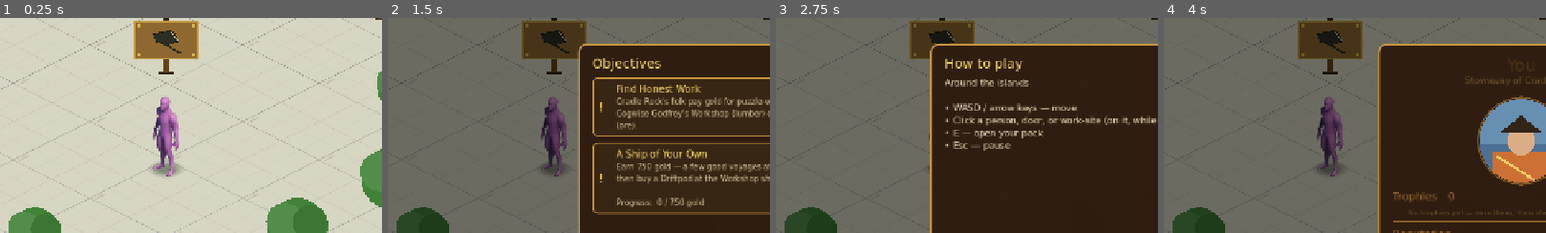
Above: before the commit, frames 1-4 (left to right).
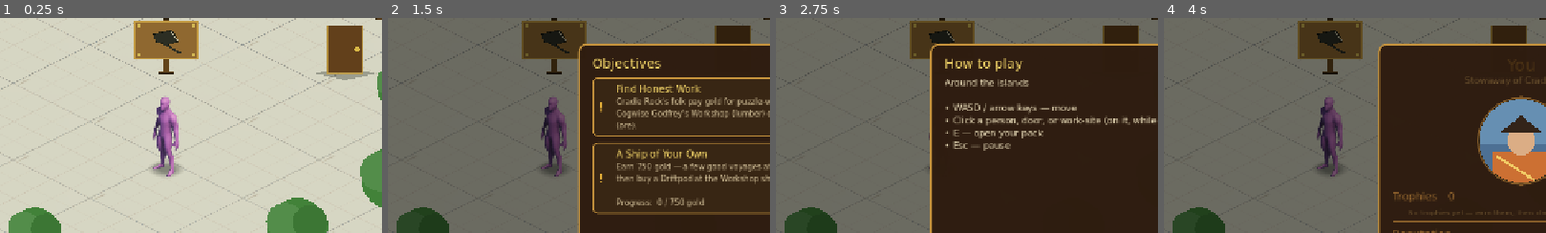
Above: after the commit, the same moments.

Repository: TairoyZone/shivaliva-shanty
Game: Godot game, scene res://levels/forest/forest.tscn
The game is run twice, just before and just after one commit, with the same random seed, the same clock (stepped at 60 frames per second) and the same inputs. This scene is started directly instead of the project's main scene.
Inputs (mouse positions are % of the whole screen's width and height, from its top left):
- Up to frame 1 (0.25 s): no input
- Up to frame 2 (1.5 s): click "0" at 0.5 s; click (97, 39) at 1.27 s
- Up to frame 3 (2.75 s): click (97, 46) at 2.02 s
- Up to frame 4 (4 s): click (97, 54) at 2.77 s; click (97, 61) at 3.52 s
The pictures show only the part of the screen within x 28-78%, y 15-65%; the shares and areas given below are measured in that part.

The runs differ from the first frame. In frame 1, 2.4% of the frame differs, in the area x 82-98%, y 3-29%; in frame 2, 0.8%; in frame 3, 0.8%; in frame 4, 0.8%.

Commit message:
feat(gym): the Jungle Ordeal maze (C3) — navigable labyrinth + beast gates
A new jungle area off the Forest: a fixed-seed perfect MAZE of foliage walls you
actually navigate. Five BeastGates bar the corridors along the solution path —
Lion -> Gorilla -> Rhino -> Bear, then the Jungle King at the heart. Click a gate
(in range) to fight that beast's serious bout; win and the gate clears (collision
drops, vines part); lose and your health drops but the run continues (retreat to
the gym to rest at Jade, come back, retry).

- jungle_ordeal.gd/.tscn: recursive-backtracker maze gen, BFS solution path, gates
  placed along it, per-cell wall collision, procedural jungle _draw, return-from-
  fight win recording (ordeal_mark_defeated)
- beast_gate.gd/.tscn: an Interactable that walls the corridor (StaticBody) until
  beaten + launches the serious duel; draws standing vines / cleared stubs
- player_state.gd: jungle_ordeal_beats (saved) + pending + ordeal_* helpers
  (minors_cleared gates the King; ordeal_complete = the C4 badge trigger)
- forest.tscn: an "Into the Jungle Ordeal" entrance door

Verified: parse scan + a zoomed maze screenshot (labyrinth + 5 colored gates) +
a headless flow test (5 gates placed, minors->King gating, return marks the win).
Next: C4 the badge-of-honour trophy on ordeal_complete.

Co-Authored-By: Claude Opus 4.8 (1M context) <noreply@anthropic.com>

Diff:
--- a/autoloads/player_state.gd
+++ b/autoloads/player_state.gd
@@ -671,6 +671,38 @@
 ## applies health footing (low health buries your board) + docks health on a loss. Friendly spars leave it
 ## false. Set by the beast-fight launcher; consumed (cleared) by SkirmishDuel on load.
 var skirmish_stakes : bool = false
+
+# --- Jungle Ordeal (the Cradle Gym's beast trial) ----------------------
+## The four minor beasts, in escalating order; clearing all four opens the way to the King.
+const ORDEAL_BEASTS : Array[String] = ["lion", "gorilla", "rhino", "bear"]
+const ORDEAL_KING : String = "king"
+## Beast ids the player has defeated in the Jungle Ordeal (persisted, so progress survives leaving).
+var jungle_ordeal_beats : Array = []
+## Transient: the beast id currently being fought — the Ordeal scene reads it on RETURN (with
+## last_skirmish_won) to record the win, then clears it.
+var jungle_ordeal_pending : String = ""
+
+func ordeal_defeated(id: String) -> bool:
+	return id in jungle_ordeal_beats
+
+## Record a beast defeated (idempotent, persisted). Returns true if this was a NEW defeat.
+func ordeal_mark_defeated(id: String) -> bool:
+	if id.is_empty() or id in jungle_ordeal_beats:
+		return false
+	jungle_ordeal_beats.append(id)
+	_save()
+	return true
+
+## All four MINOR beasts down → the King's gate is reachable/active.
+func ordeal_minors_cleared() -> bool:
+	for b in ORDEAL_BEASTS:
+		if not (b in jungle_ordeal_beats):
+			return false
+	return true
+
+## The whole Ordeal beaten (the King is down) → the badge-of-honour is earned.
+func ordeal_complete() -> bool:
+	return ORDEAL_KING in jungle_ordeal_beats
 
 # --- Tournament (transient — drives the TournamentScene bracket flow) ---
 ## True while the player is in a tournament bracket.
@@ -2384,6 +2416,7 @@
 	config.set_value(SAVE_SECTION, "total_coins", total_coins)
 	config.set_value(SAVE_SECTION, "lifetime_coins_earned", lifetime_coins_earned)
 	config.set_value(SAVE_SECTION, "health", health)
+	config.set_value(SAVE_SECTION, "jungle_ordeal_beats", jungle_ordeal_beats)
 	config.set_value(SAVE_SECTION, "inventory", inventory)
 	config.set_value(SAVE_SECTION, "inventory_capacity", inventory_capacity)
 	config.set_value(SAVE_SECTION, "hired_at_workshop", hired_at_workshop)
@@ -2436,6 +2469,7 @@
 	# Backfill old saves (pre-trophy) with their current balance as lifetime.
 	lifetime_coins_earned = int(config.get_value(SAVE_SECTION, "lifetime_coins_earned", total_coins))
 	health = int(config.get_value(SAVE_SECTION, "health", HEALTH_MAX))
+	jungle_ordeal_beats = config.get_value(SAVE_SECTION, "jungle_ordeal_beats", [])
 	hired_at_workshop = bool(config.get_value(SAVE_SECTION, "hired_at_workshop", false))
 	godfrey_lumber_stock = int(config.get_value(SAVE_SECTION, "godfrey_lumber_stock", 0))
 	hired_at_forge = bool(config.get_value(SAVE_SECTION, "hired_at_forge", false))
--- a/levels/forest/forest.tscn
+++ b/levels/forest/forest.tscn
@@ -98,6 +98,14 @@
 interact_message = ""
 spawn_offset = Vector2(0, -60)
 
+[node name="JungleEntry" parent="YSortNode2D" instance=ExtResource("2_door")]
+position = Vector2(300, -80)
+target_scene = "res://levels/jungle_ordeal/jungle_ordeal.tscn"
+target_spawn_anchor = "ForestExit"
+marker_label = "Into the Jungle Ordeal"
+interact_message = ""
+spawn_offset = Vector2(0, -60)
+
 [node name="UI" type="CanvasLayer" parent="." unique_id=2043595081]
 layer = 5
 
--- /dev/null
+++ b/levels/jungle_ordeal/beast_gate.gd
@@ -0,0 +1,97 @@
+## A BEAST GATE in the Jungle Ordeal maze — a corridor blocked by a beast. While the beast still stands the
+## gate is SOLID (a child StaticBody walls the cell) and clicking it launches that beast's serious Skirmish
+## bout (health stakes); win and the gate clears (collision drops, vines part) so you can pass. Placed by
+## [JungleOrdeal] along the maze's solution path. Extends [Interactable] for the click-ON-target prompt.
+@tool
+class_name BeastGate
+extends Interactable
+
+const DUEL_SCENE : String = "res://puzzles/skirmish/skirmish_duel.tscn"
+const SOLID_LAYER : int = 2   # the wall/building layer the player collides with
+
+@export var beast_id : String = "lion"
+@export_file("*.tres") var beast_path : String = ""
+@export var beast_label : String = "Maned Lion"
+@export var beast_color : Color = Color(0.82, 0.6, 0.26, 1.0)
+
+var _down : bool = false
+var _blocker : StaticBody2D
+
+
+func _ready() -> void:
+
+	super._ready()
+	if Engine.is_editor_hint():
+		queue_redraw()
+		return
+	marker_label = "%s  —  fight" % beast_label
+	_down = PlayerState.ordeal_defeated(beast_id)
+	if not _down:
+		_blocker = StaticBody2D.new()
+		_blocker.collision_layer = SOLID_LAYER
+		_blocker.collision_mask = 0
+		var cs : CollisionShape2D = CollisionShape2D.new()
+		var shape : RectangleShape2D = RectangleShape2D.new()
+		shape.size = Vector2(72.0, 72.0)   # fills the corridor cell so the beast bars the way
+		cs.shape = shape
+		_blocker.add_child(cs)
+		add_child(_blocker)
+	queue_redraw()
+
+
+# Click the gate (while in range) → launch this beast's SERIOUS Skirmish bout; return spawns you back here.
+func interact() -> void:
+
+	if Engine.is_editor_hint() or _down:
+		return
+	PlayerState.skirmish_opponent = beast_path
+	PlayerState.skirmish_stakes = true            # health footing + a loss docks health
+	PlayerState.jungle_ordeal_pending = beast_id  # the Ordeal records the result on return
+	PlayerState.request_spawn_at_anchor(name)     # come back to this gate
+	Audio.play_sfx("whoosh")
+	get_tree().change_scene_to_file(DUEL_SCENE)
+
+
+# A cleared gate shows no prompt (nothing left to fight).
+func set_tooltip_visible(value: bool) -> void:
+
+	if _down:
+		return
+	super.set_tooltip_visible(value)
+
+
+func _draw() -> void:
+
+	if _down:
+		_draw_cleared()
+	else:
+		_draw_gate()
+
+
+# Standing gate — a cluster of thick vines/claws barring the corridor in the beast's hue, eyes peering through.
+func _draw_gate() -> void:
+
+	var col : Color = beast_color
+	var dark : Color = col.darkened(0.55)
+	for i in 5:
+		var x : float = -40.0 + float(i) * 20.0
+		var h : float = 80.0 - absf(float(i) - 2.0) * 6.0
+		draw_rect(Rect2(x - 4.0, -h, 8.0, h), col)
+		draw_rect(Rect2(x - 4.0, -h, 8.0, h), dark, false, 1.5)
+		draw_circle(Vector2(x, -h * 0.55), 5.0, col.lightened(0.12))
+	# A pair of watching eyes in the dark behind the bars.
+	draw_circle(Vector2(-11.0, -46.0), 4.5, Color(0.99, 0.9, 0.42))
+	draw_circle(Vector2(11.0, -46.0), 4.5, Color(0.99, 0.9, 0.42))
+	draw_circle(Vector2(-11.0, -46.0), 2.0, Color(0.1, 0.08, 0.05))
+	draw_circle(Vector2(11.0, -46.0), 2.0, Color(0.1, 0.08, 0.05))
+
+
+# Cleared gate — broken vine stubs parted aside, the way open.
+func _draw_cleared() -> void:
+
+	var faded : Color = beast_color.darkened(0.35)
+	faded.a = 0.55
+	draw_rect(Rect2(-42.0, -22.0, 7.0, 22.0), faded)
+	draw_rect(Rect2(35.0, -22.0, 7.0, 22.0), faded)
+	draw_rect(Rect2(-42.0, -22.0, 7.0, 22.0), faded.darkened(0.3), false, 1.0)
+	draw_rect(Rect2(35.0, -22.0, 7.0, 22.0), faded.darkened(0.3), false, 1.0)
--- /dev/null
+++ b/levels/jungle_ordeal/beast_gate.tscn
@@ -0,0 +1,32 @@
+[gd_scene load_steps=3 format=3 uid="uid://cbeastgate0ord"]
+
+[ext_resource type="Script" path="res://levels/jungle_ordeal/beast_gate.gd" id="1"]
+
+[sub_resource type="RectangleShape2D" id="1"]
+size = Vector2(150, 150)
+
+[node name="BeastGate" type="Area2D"]
+collision_layer = 4
+collision_mask = 0
+monitoring = false
+script = ExtResource("1")
+marker_label = "Beast"
+
+[node name="CollisionShape2D" type="CollisionShape2D" parent="."]
+position = Vector2(0, -40)
+shape = SubResource("1")
+
+[node name="Tooltip" type="Label" parent="."]
+unique_name_in_owner = true
+visible = false
+modulate = Color(0.98, 0.92, 0.55, 1)
+z_index = 1
+offset_left = -150.0
+offset_top = -126.0
+offset_right = 150.0
+offset_bottom = -102.0
+theme_override_colors/font_outline_color = Color(0, 0, 0, 0.9)
+theme_override_constants/outline_size = 4
+theme_override_font_sizes/font_size = 16
+horizontal_alignment = 1
+vertical_alignment = 1
--- /dev/null
+++ b/levels/jungle_ordeal/jungle_ordeal.gd
@@ -0,0 +1,224 @@
+## THE JUNGLE ORDEAL — the Cradle Gym's beast trial (the Pokémon-gym "trial" off the Forest). A true
+## navigable jungle MAZE (a fixed-seed perfect labyrinth of foliage walls): you wind through it and the
+## five beasts bar your way one at a time — Lion → Gorilla → Rhino → Bear, then the Jungle King at the
+## heart — each a [BeastGate] blocking the corridor until you beat its serious Skirmish bout. Lose and your
+## health drops but the run continues (retreat to the gym to rest at Jade, then come back). Beat the King
+## and the Ordeal is won (the badge-of-honour trophy — C4). Placeholder-first procedural jungle. Extends
+## [BaseLocation]; the maze + props are built in code so the layout is data-driven (tune the seed / size).
+class_name JungleOrdeal
+extends BaseLocation
+
+const CELL : float = 80.0     # world px per maze-grid cell (corridor width)
+const MAZE_W : int = 8        # maze cells wide / tall (grid is 2N+1)
+const MAZE_H : int = 8
+const MAZE_SEED : int = 20260616
+
+const GATE_SCENE : PackedScene = preload("res://levels/jungle_ordeal/beast_gate.tscn")
+const DOOR_SCENE : PackedScene = preload("res://levels/door/door.tscn")
+const FOREST_SCENE : String = "res://levels/forest/forest.tscn"
+
+# Per-beast gate config (id → its profile, display name, hue), in escalating order + the King.
+const BEASTS : Dictionary = {
+	"lion": {"path": "res://puzzles/skirmish/beasts/beast_lion.tres", "label": "Maned Lion", "color": Color(0.82, 0.6, 0.26, 1.0)},
+	"gorilla": {"path": "res://puzzles/skirmish/beasts/beast_gorilla.tres", "label": "Silverback Gorilla", "color": Color(0.42, 0.42, 0.48, 1.0)},
+	"rhino": {"path": "res://puzzles/skirmish/beasts/beast_rhino.tres", "label": "Charging Rhino", "color": Color(0.58, 0.58, 0.54, 1.0)},
+	"bear": {"path": "res://puzzles/skirmish/beasts/beast_bear.tres", "label": "Grizzled Bear", "color": Color(0.5, 0.34, 0.22, 1.0)},
+	"king": {"path": "res://puzzles/skirmish/beasts/beast_jungle_king.tres", "label": "The Jungle King", "color": Color(0.72, 0.22, 0.26, 1.0)},
+}
+
+const GROUND : Color = Color(0.16, 0.22, 0.13, 1.0)
+const GROUND_PATH : Color = Color(0.22, 0.27, 0.16, 1.0)
+const FOLIAGE_DARK : Color = Color(0.08, 0.16, 0.08, 1.0)
+const FOLIAGE : Color = Color(0.13, 0.32, 0.15, 1.0)
+const FOLIAGE_LIGHT : Color = Color(0.22, 0.46, 0.22, 1.0)
+
+var _gw : int = 0
+var _gh : int = 0
+var _wall : Array = []   # [_gw][_gh] bool — true = foliage wall
+
+
+func _ready() -> void:
+
+	_generate_maze()
+	_build_wall_collision()
+	_place_props()        # gates + exit + sets pirate_spawn_position — BEFORE super spawns the player
+	super._ready()        # BaseLocation: spawn player (at the gate anchor on return, else the maze start)
+	_resolve_fight_return()
+	queue_redraw()
+
+
+# --- Maze generation (recursive backtracker, fixed seed → same labyrinth every run) ---
+func _generate_maze() -> void:
+
+	_gw = MAZE_W * 2 + 1
+	_gh = MAZE_H * 2 + 1
+	_wall = []
+	for x in _gw:
+		var col : Array = []
+		for y in _gh:
+			col.append(true)
+		_wall.append(col)
+	var rng : RandomNumberGenerator = RandomNumberGenerator.new()
+	rng.seed = MAZE_SEED
+	var visited : Dictionary = {}
+	var stack : Array = [Vector2i(0, 0)]
+	visited[Vector2i(0, 0)] = true
+	_wall[1][1] = false
+	while not stack.is_empty():
+		var c : Vector2i = stack[stack.size() - 1]
+		var nbrs : Array = []
+		for d in [Vector2i(1, 0), Vector2i(-1, 0), Vector2i(0, 1), Vector2i(0, -1)]:
+			var n : Vector2i = c + d
+			if n.x >= 0 and n.x < MAZE_W and n.y >= 0 and n.y < MAZE_H and not visited.has(n):
+				nbrs.append(n)
+		if nbrs.is_empty():
+			stack.pop_back()
+			continue
+		var nn : Vector2i = nbrs[rng.randi() % nbrs.size()]
+		visited[nn] = true
+		var gc : Vector2i = Vector2i(c.x * 2 + 1, c.y * 2 + 1)
+		var gn : Vector2i = Vector2i(nn.x * 2 + 1, nn.y * 2 + 1)
+		_wall[(gc.x + gn.x) / 2][(gc.y + gn.y) / 2] = false
+		_wall[gn.x][gn.y] = false
+		stack.append(nn)
+
+
+# BFS over open cells from the start node to the King node → the unique solution corridor (grid cells).
+func _solution_path() -> Array:
+
+	var start : Vector2i = Vector2i(1, 1)
+	var goal : Vector2i = Vector2i(_gw - 2, _gh - 2)
+	var came : Dictionary = {start: start}
+	var q : Array = [start]
+	while not q.is_empty():
+		var c : Vector2i = q.pop_front()
+		if c == goal:
+			break
+		for d in [Vector2i(1, 0), Vector2i(-1, 0), Vector2i(0, 1), Vector2i(0, -1)]:
+			var n : Vector2i = c + d
+			if n.x < 0 or n.x >= _gw or n.y < 0 or n.y >= _gh:
+				continue
+			if _wall[n.x][n.y] or came.has(n):
+				continue
+			came[n] = c
+			q.append(n)
+	var path : Array = []
+	if not came.has(goal):
+		return path
+	var cur : Vector2i = goal
+	while cur != start:
+		path.append(cur)
+		cur = came[cur]
+	path.append(start)
+	path.reverse()
+	return path
+
+
+func _cell_world(cell: Vector2i) -> Vector2:
+	return Vector2((float(cell.x) + 0.5) * CELL, (float(cell.y) + 0.5) * CELL)
+
+
+# --- Collision (one static body, a rect per foliage-wall cell) ---
+func _build_wall_collision() -> void:
+
+	var body : StaticBody2D = StaticBody2D.new()
+	body.name = "MazeWalls"
+	body.collision_layer = 2   # the solid layer the player collides with
+	body.collision_mask = 0
+	for x in _gw:
+		for y in _gh:
+			if not _wall[x][y]:
+				continue
+			var cs : CollisionShape2D = CollisionShape2D.new()
+			var shape : RectangleShape2D = RectangleShape2D.new()
+			shape.size = Vector2(CELL, CELL)
+			cs.shape = shape
+			cs.position = _cell_world(Vector2i(x, y))
+			body.add_child(cs)
+	add_child(body)
+
+
+# --- Props: the exit door + the five beast gates along the solution path ---
+func _place_props() -> void:
+
+	var path : Array = _solution_path()
+	var start : Vector2i = path[0] if not path.is_empty() else Vector2i(1, 1)
+	var start_world : Vector2 = _cell_world(start)
+	pirate_spawn_position = start_world + Vector2(0, 36)
+
+	var door : Node = DOOR_SCENE.instantiate()
+	door.name = "ForestExit"
+	door.position = start_world
+	door.target_scene = FOREST_SCENE
+	door.target_spawn_anchor = "JungleEntry"
+	door.marker_label = "Back to the forest"
+	door.spawn_offset = Vector2(0, 48)
+	add_child(door)
+
+	if path.size() < 6:
+		return   # degenerate maze (shouldn't happen) — leave the gates out rather than stack them
+	var order : Array = PlayerState.ORDEAL_BEASTS
+	var fracs : Array = [0.26, 0.46, 0.64, 0.82]
+	var used : Dictionary = {}
+	for i in order.size():
+		var idx : int = clampi(int(round(float(path.size()) * float(fracs[i]))), 2, path.size() - 2)
+		while used.has(idx) and idx < path.size() - 2:
+			idx += 1
+		used[idx] = true
+		_spawn_gate(String(order[i]), path[idx], path[idx - 1])
+	var gidx : int = path.size() - 1
+	_spawn_gate(PlayerState.ORDEAL_KING, path[gidx], path[gidx - 1])
+
+
+func _spawn_gate(id: String, cell: Vector2i, approach: Vector2i) -> void:
+
+	var cfg : Dictionary = BEASTS[id]
+	var g : BeastGate = GATE_SCENE.instantiate()
+	g.name = "Gate_%s" % id
+	g.beast_id = id
+	g.beast_path = String(cfg["path"])
+	g.beast_label = String(cfg["label"])
+	g.beast_color = cfg["color"]
+	g.position = _cell_world(cell)
+	g.spawn_offset = Vector2(approach - cell) * (CELL * 0.66)   # come back on the approach side, in the corridor
+	add_child(g)
+
+
+# On return from a beast bout, record a WIN (the gate then reads as cleared). A loss leaves it standing.
+func _resolve_fight_return() -> void:
+
+	var id : String = PlayerState.jungle_ordeal_pending
+	if id.is_empty():
+		return
+	PlayerState.jungle_ordeal_pending = ""
+	if PlayerState.last_skirmish_won:
+		if PlayerState.ordeal_mark_defeated(id):
+			var label : String = String(BEASTS.get(id, {}).get("label", "the beast"))
+			if id == PlayerState.ORDEAL_KING:
+				PlayerState.log_event("The Jungle King falls! The Ordeal is won.", Color(1.0, 0.86, 0.4))
+			else:
+				PlayerState.log_event("%s is beaten — the way opens." % label, Color(0.7, 0.95, 0.6))
+
+
+func _draw() -> void:
+
+	if _wall.is_empty():
+		return
+	draw_rect(Rect2(Vector2.ZERO, Vector2(float(_gw) * CELL, float(_gh) * CELL)), GROUND)
+	for x in _gw:
+		for y in _gh:
+			var c : Vector2 = _cell_world(Vector2i(x, y))
+			if _wall[x][y]:
+				_draw_foliage(c)
+			else:
+				draw_rect(Rect2(c - Vector2(CELL, CELL) * 0.5, Vector2(CELL, CELL)), GROUND_PATH)
+
+
+# A clump of dark jungle leaves filling a wall cell.
+func _draw_foliage(c: Vector2) -> void:
+
+	draw_circle(c, CELL * 0.52, FOLIAGE_DARK)
+	for o in [Vector2(-16, -12), Vector2(15, -9), Vector2(0, 13), Vector2(-12, 9), Vector2(13, 12), Vector2(2, -16)]:
+		draw_circle(c + o, 15.0, FOLIAGE)
+	draw_circle(c + Vector2(-7, -13), 11.0, FOLIAGE_LIGHT)
+	draw_circle(c + Vector2(9, 3), 9.0, FOLIAGE_LIGHT)
--- /dev/null
+++ b/levels/jungle_ordeal/jungle_ordeal.tscn
@@ -0,0 +1,42 @@
+[gd_scene load_steps=3 format=3 uid="uid://cjungleordeal00"]
+
+[ext_resource type="Script" path="res://levels/jungle_ordeal/jungle_ordeal.gd" id="1"]
+
+[sub_resource type="StyleBoxFlat" id="banner_style"]
+content_margin_left = 28.0
+content_margin_top = 8.0
+content_margin_right = 28.0
+content_margin_bottom = 8.0
+bg_color = Color(0, 0, 0, 0.55)
+corner_radius_top_left = 14
+corner_radius_top_right = 14
+corner_radius_bottom_right = 14
+corner_radius_bottom_left = 14
+
+[node name="JungleOrdeal" type="Node2D"]
+script = ExtResource("1")
+
+[node name="UI" type="CanvasLayer" parent="."]
+layer = 5
+
+[node name="LocationBanner" type="PanelContainer" parent="UI"]
+anchors_preset = 5
+anchor_left = 0.5
+anchor_right = 0.5
+offset_left = -200.0
+offset_top = 16.0
+offset_right = 200.0
+offset_bottom = 64.0
+grow_horizontal = 2
+mouse_filter = 2
+theme_override_styles/panel = SubResource("banner_style")
+
+[node name="LocationLabel" type="Label" parent="UI/LocationBanner"]
+modulate = Color(0.66, 0.95, 0.6, 1)
+layout_mode = 2
+theme_override_colors/font_outline_color = Color(0, 0, 0, 0.9)
+theme_override_constants/outline_size = 5
+theme_override_font_sizes/font_size = 26
+text = "Jungle Ordeal"
+horizontal_alignment = 1
+vertical_alignment = 1
--- /dev/null
+++ b/tools/shot_jungle.gd
@@ -0,0 +1,36 @@
+extends Node2D
+const OUT := "user://shots"
+func _ready() -> void:
+	DirAccess.make_dir_recursive_absolute(OUT)
+	call_deferred("_go")
+func _go() -> void:
+	PlayerState.jungle_ordeal_beats = []
+	PlayerState.jungle_ordeal_pending = ""
+	var scene : Node = load("res://levels/jungle_ordeal/jungle_ordeal.tscn").instantiate()
+	get_tree().root.add_child(scene)
+	get_tree().current_scene = scene
+	await get_tree().create_timer(0.6).timeout
+	if scene.player != null:
+		var cam : Camera2D = scene.player.get_node_or_null("Camera2D")
+		if cam != null: cam.zoom = Vector2(0.42, 0.42)
+	await get_tree().create_timer(0.4).timeout
+	get_viewport().get_texture().get_image().save_png("%s/look_jungle.png" % OUT)
+	var gates : Array = []
+	_find_gates(scene, gates)
+	var fails := 0
+	if gates.size() != 5: fails += 1; print("FAIL: expected 5 gates, got %d" % gates.size())
+	PlayerState.jungle_ordeal_beats = []
+	for b in ["lion","gorilla","rhino","bear"]: PlayerState.ordeal_mark_defeated(b)
+	if not PlayerState.ordeal_minors_cleared(): fails += 1; print("FAIL: minors not cleared")
+	if PlayerState.ordeal_complete(): fails += 1; print("FAIL: complete before king")
+	PlayerState.ordeal_mark_defeated("king")
+	if not PlayerState.ordeal_complete(): fails += 1; print("FAIL: not complete after king")
+	PlayerState.jungle_ordeal_beats = []
+	PlayerState.jungle_ordeal_pending = "lion"; PlayerState.last_skirmish_won = true
+	scene._resolve_fight_return()
+	if not PlayerState.ordeal_defeated("lion"): fails += 1; print("FAIL: return didn't mark lion")
+	print("JUNGLE TEST: %s (%d fail)" % ["PASS" if fails == 0 else "FAIL", fails])
+	get_tree().quit()
+func _find_gates(n: Node, out: Array) -> void:
+	if n is BeastGate: out.append(n)
+	for c in n.get_children(): _find_gates(c, out)
--- /dev/null
+++ b/tools/shot_jungle.tscn
@@ -0,0 +1,6 @@
+[gd_scene load_steps=2 format=3]
+
+[ext_resource type="Script" path="res://tools/shot_jungle.gd" id="1"]
+
+[node name="ShotJungle" type="Node2D"]
+script = ExtResource("1")
Not shown, added: levels/jungle_ordeal/beast_gate.gd.uid
Not shown, added: levels/jungle_ordeal/jungle_ordeal.gd.uid
